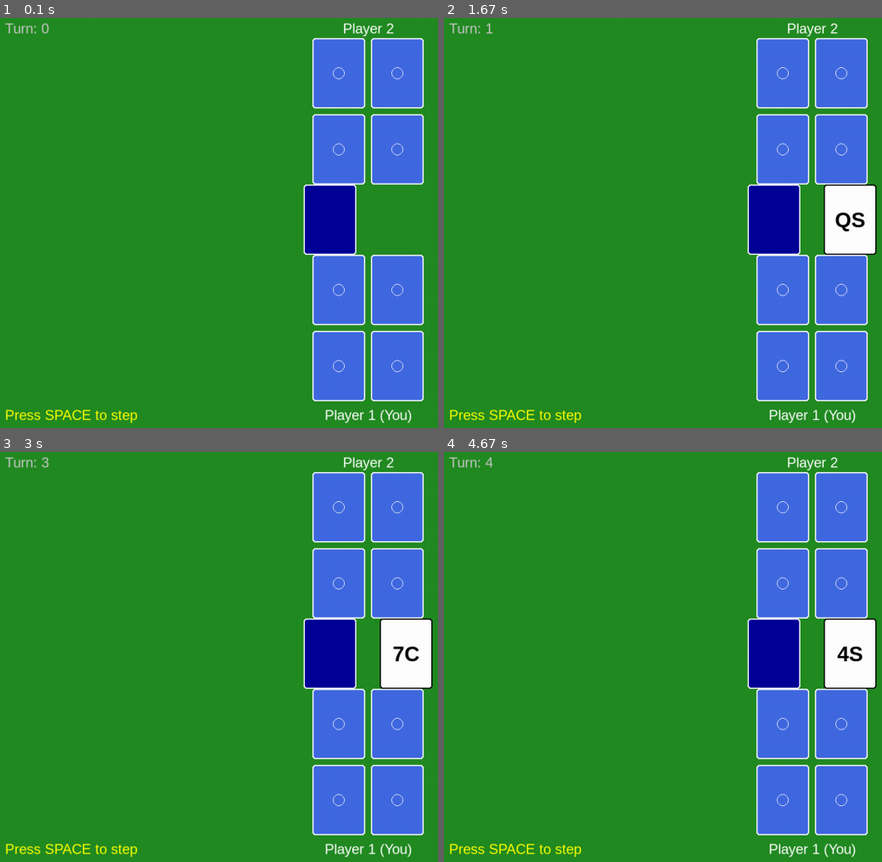
Above: before the commit, frames 1-4 (two rows, left to right).
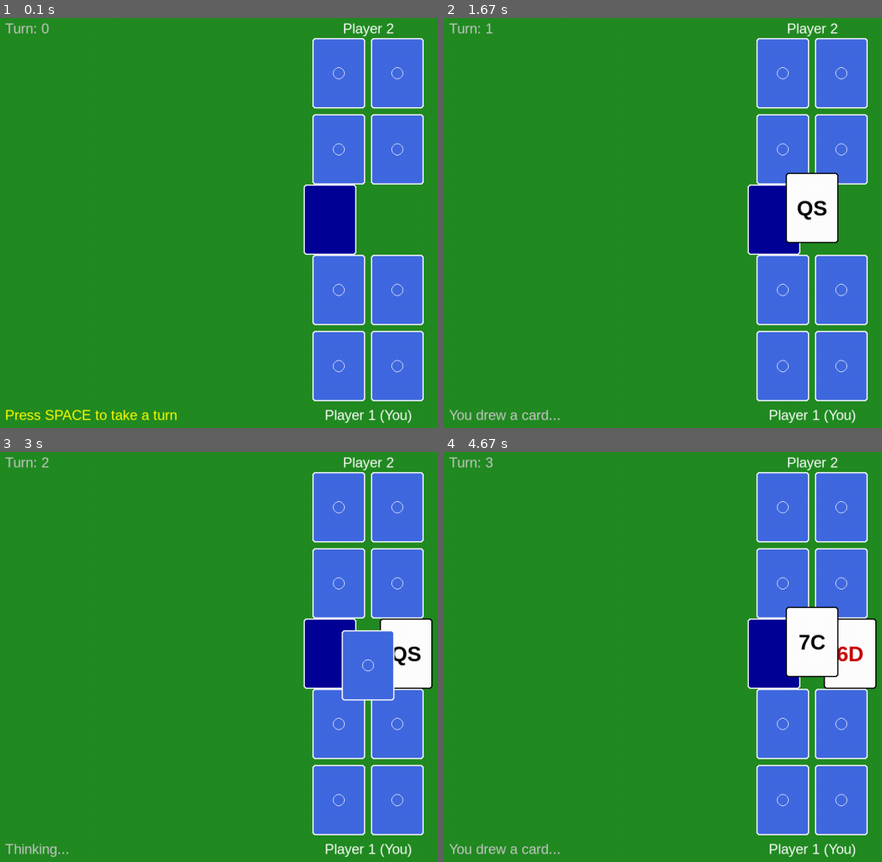
Above: after the commit, the same moments.

Repository: SamanAshoori/cambio
Game: pygame game, started from cambio_pygame.py
Same seed, same stepped clock (60 frames per second), same inputs: the game is played once before the commit and once after it.
Inputs:
- Up to frame 1 (0.1 s): no input
- Up to frame 2 (1.67 s): tap Space at 0.33 s
- Up to frame 3 (3 s): tap Space at 1.73, 2.03 s
- Up to frame 4 (4.67 s): tap Space at 4.63 s

The runs differ from the first frame. In frame 1, 0.2% of the frame differs, in the area x 25-41%, y 95-99%; in frame 2, 3.8%, in the area x 1-99%, y 37-99%; in frame 3, 2.5%; in frame 4, 2.4%.

Commit message:
made the game look better

Diff:
--- a/cambio_pygame.py
+++ b/cambio_pygame.py
@@ -2,39 +2,42 @@
 import sys
 from cambio import Cambio
 
-# setup screen dims
+# Constants
 WIDTH, HEIGHT = 1280, 720
 CARD_WIDTH, CARD_HEIGHT = 90, 120
 SPACE = 10
 
-# colors
-BACKGROUND_COLOUR = (34, 139, 34) # classic felt green
+# Colors
+BACKGROUND_COLOUR = (34, 139, 34)
 CARD_COLOUR = (255, 255, 255)
-CARD_BACK_COLOUR = (65, 105, 225) # Royal Blue for back of cards
+CARD_BACK_COLOUR = (65, 105, 225) # Royal Blue
 BORDER_COLOUR = (0, 0, 0)
 TEXT_BLACK = (0, 0, 0)
 TEXT_RED = (200, 0, 0)
 EMPTY_SLOT_COLOUR = (30, 100, 30)
-WINNER_COLOUR = (255, 215, 0) # gold
+WINNER_COLOUR = (255, 215, 0)
+
+# Animation Settings
+ANIMATION_DELAY = 40 # Frames to wait (approx 1.5 seconds) to see the card
 
 def draw_card(screen, font, card_val, x, y, game_instance, hidden=False):
     rect = pygame.Rect(x, y, CARD_WIDTH, CARD_HEIGHT)
 
-    # if it's -2, it's an empty slot (no card)
+    # Empty Slot
     if card_val == -2:
         pygame.draw.rect(screen, EMPTY_SLOT_COLOUR, rect, border_radius=5)
         pygame.draw.rect(screen, (50, 120, 50), rect, 2, border_radius=5)
         return
 
-    # if hidden is True, draw the back of the card
+    # Hidden Card (Back)
     if hidden:
         pygame.draw.rect(screen, CARD_BACK_COLOUR, rect, border_radius=5)
-        pygame.draw.rect(screen, (255, 255, 255), rect, 2, border_radius=5) # white border for contrast
-        # maybe add a little pattern or circle in the middle so it looks like a card back
+        pygame.draw.rect(screen, (255, 255, 255), rect, 2, border_radius=5)
+        # Decorative circle
         pygame.draw.circle(screen, (255,255,255), (x + CARD_WIDTH//2, y + CARD_HEIGHT//2), 10, 1)
         return
 
-    # OTHERWISE: Draw the face of the card
+    # Visible Card (Face)
     pygame.draw.rect(screen, CARD_COLOUR, rect, border_radius=5)
     pygame.draw.rect(screen, BORDER_COLOUR, rect, 2, border_radius=5)
 
@@ -60,20 +63,12 @@
         y = start_Y + row * (CARD_HEIGHT + SPACE)
 
         if i < len(inventory):
-            # LOGIC FOR HIDING CARDS
             should_hide = False
-
             if not game_over:
-                if is_opponent:
-                    # Always hide opponent cards during game
+                # Hide if it's opponent OR if it's Player 1 and they don't know the card
+                if is_opponent or (not is_opponent and not player.player_knowledge[i]):
                     should_hide = True
-                else:
-                    # For Player 1, check if they "know" the card
-                    # access the knowledge list directly from the player object
-                    if not player.player_knowledge[i]:
-                        should_hide = True
-
-            # if game_over is True, should_hide stays False (reveal all)
+
             draw_card(screen, font, inventory[i], x, y, game_instance, hidden=should_hide)
 
 def main():
@@ -91,6 +86,10 @@
     game_over = False
     winner_message = ""
 
+    # Animation State Variables
+    turn_phase = "IDLE" # IDLE, DRAW, THINK, ACTION
+    anim_timer = 0
+
     while running:
         for event in pygame.event.get():
             if event.type == pygame.QUIT:
@@ -98,87 +97,131 @@
 
             if event.type == pygame.KEYDOWN:
                 if event.key == pygame.K_SPACE and not game_over:
-                    result = cambio.step()
-                    if result:
-                        game_over = True
-                        winner_message = result
+                    if turn_phase == "IDLE":
+                        turn_phase = "DRAW"
+
+        # --- LOGIC UPDATE (The "Step" broken down) ---
+
+        # 1. DRAW PHASE: Card moves from Deck to Hand
+        if turn_phase == "DRAW":
+            if len(cambio.deck) == 0:
+                game_over = True
+                winner_message = cambio.get_winner()
+            else:
+                cambio.turn_count += 1
+                # Manually call draw
+                cambio.player_get_card_from_pile(cambio.current_player_turn)
+                # Start timer for visual pause
+                anim_timer = ANIMATION_DELAY
+                turn_phase = "THINK"
+
+        # 2. THINK PHASE: Pause so we can see the card (or see P2 thinking)
+        elif turn_phase == "THINK":
+            if anim_timer > 0:
+                anim_timer -= 1
+            else:
+                turn_phase = "ACTION"
+
+        # 3. ACTION PHASE: Swap or Discard
+        elif turn_phase == "ACTION":
+            current_p_obj = cambio.player_one if cambio.current_player_turn == 1 else cambio.player_two
+
+            # AI/Logic decides what to do
+            swap_index = current_p_obj.decide_swap_index()
+
+            if swap_index != -1:
+                cambio.player_put_card_in_hand_into_deck(swap_index, cambio.current_player_turn)
+            else:
+                if current_p_obj.get_in_hand() != -2:
+                    cambio.discard(cambio.current_player_turn)
+
+            # Switch Turn
+            cambio.current_player_turn = 2 if cambio.current_player_turn == 1 else 1
+            turn_phase = "IDLE"
+
 
         # --- DRAWING ---
         screen.fill(BACKGROUND_COLOUR)
-
         grid_pixel_width = (CARD_WIDTH * 2) + SPACE
 
-        # 1. Player 2 (Top)
+        # Draw Player 2
         p2_x = (WIDTH - grid_pixel_width) // 2
         p2_y = 50
-        # Pass the whole player object, tell function it is_opponent=True
         draw_grid(screen, font, cambio.player_two, p2_x, p2_y, cambio, is_opponent=True, game_over=game_over)
 
-        # P2 Label
+        # Draw Player 1
+        p1_x = (WIDTH - grid_pixel_width) // 2
+        p1_y = HEIGHT - (CARD_HEIGHT * 2) - SPACE - 50
+        draw_grid(screen, font, cambio.player_one, p1_x, p1_y, cambio, is_opponent=False, game_over=game_over)
+
+        # Labels
         lbl_p2 = ui_font.render(f"Player 2", True, (255, 255, 255))
         screen.blit(lbl_p2, (WIDTH//2 - lbl_p2.get_width()//2, 20))
-
-
-        # 2. Player 1 (Bottom)
-        p1_x = (WIDTH - grid_pixel_width) // 2
-        p1_y = HEIGHT - (CARD_HEIGHT * 2) - SPACE - 50
-        # is_opponent=False
-        draw_grid(screen, font, cambio.player_one, p1_x, p1_y, cambio, is_opponent=False, game_over=game_over)
-
-        # P1 Label
         lbl_p1 = ui_font.render("Player 1 (You)", True, (255, 255, 255))
         screen.blit(lbl_p1, (WIDTH//2 - lbl_p1.get_width()//2, HEIGHT - 40))
 
 
-        # 3. Deck and Discard
+        # Deck and Discard
         center_y = HEIGHT // 2 - CARD_HEIGHT // 2
-
-        # Deck
         deck_x = WIDTH // 2 - CARD_WIDTH - 20
+
+        # Draw Deck
         deck_rect = pygame.Rect(deck_x, center_y, CARD_WIDTH, CARD_HEIGHT)
         pygame.draw.rect(screen, (0, 0, 150), deck_rect, border_radius=5)
         pygame.draw.rect(screen, (255, 255, 255), deck_rect, 2, border_radius=5)
 
-        # Discard
+        # Draw Discard Pile
         if cambio.discard_pile:
             top_discard = cambio.discard_pile[-1]
             discard_x = WIDTH // 2 + 20
-            # discard is never hidden
             draw_card(screen, font, top_discard, discard_x, center_y, cambio, hidden=False)
 
-        # 4. GAME OVER STATE
+        # --- ANIMATION: DRAW THE CARD IN HAND ---
+        # If we are in the "THINK" phase, a player is holding a card. Let's show it!
+        if turn_phase == "THINK":
+            active_player = cambio.current_player_turn
+            current_p_obj = cambio.player_one if active_player == 1 else cambio.player_two
+            held_card = current_p_obj.get_in_hand()
+
+            # Position for the "Hand" card
+            # If P1: Draw it floating above their inventory
+            # If P2: Draw it floating below their inventory
+            if active_player == 1:
+                hand_x = WIDTH // 2 - CARD_WIDTH // 2
+                hand_y = p1_y - CARD_HEIGHT - 20
+                draw_card(screen, font, held_card, hand_x, hand_y, cambio, hidden=False)
+            else:
+                hand_x = WIDTH // 2 - CARD_WIDTH // 2
+                hand_y = p2_y + (CARD_HEIGHT*2) + SPACE + 20
+                # CRITICAL CHANGE: Hide P2's card!
+                draw_card(screen, font, held_card, hand_x, hand_y, cambio, hidden=True)
+
+        # Game Over / Instructions
         if game_over:
-            # calculate final scores using your class methods
             p1_score = cambio.turn_deck_to_score(1)
             p2_score = cambio.turn_deck_to_score(2)
 
-            # dim the screen slightly
-            overlay = pygame.Surface((WIDTH, HEIGHT))
-            overlay.set_alpha(180) # higher alpha = darker
-            overlay.fill((0,0,0))
-            screen.blit(overlay, (0,0))
-
-            # Draw everything again on top? No, just draw text over the dimmed cards
-            # Actually, we want to see the cards.
-            # So I won't use the full screen overlay, just a box for the text.
-
-            # Winner Text
             win_text = winner_font.render(winner_message, True, WINNER_COLOUR)
             win_rect = win_text.get_rect(center=(WIDTH//2, HEIGHT//2 - 50))
+            # Text Outline for readability
+            pygame.draw.rect(screen, BACKGROUND_COLOUR, win_rect)
             screen.blit(win_text, win_rect)
 
-            # Score Text
-            score_str = f"P1 Score: {p1_score}  |  P2 Score: {p2_score}"
+            score_str = f"P1: {p1_score}  |  P2: {p2_score}"
             score_text = font.render(score_str, True, (255, 255, 255))
             score_rect = score_text.get_rect(center=(WIDTH//2, HEIGHT//2 + 20))
+            pygame.draw.rect(screen, BACKGROUND_COLOUR, score_rect)
             screen.blit(score_text, score_rect)
 
         else:
-            # Game running instructions
-            inst_text = ui_font.render("Press SPACE to step", True, (255, 255, 0))
-            screen.blit(inst_text, (20, HEIGHT - 40))
-
-            # turn counter
+            if turn_phase == "IDLE":
+                inst_text = ui_font.render("Press SPACE to take a turn", True, (255, 255, 0))
+                screen.blit(inst_text, (20, HEIGHT - 40))
+            elif turn_phase == "THINK":
+                txt = "Thinking..." if cambio.current_player_turn == 2 else "You drew a card..."
+                status_text = ui_font.render(txt, True, (200, 200, 200))
+                screen.blit(status_text, (20, HEIGHT - 40))
+
             turn_text = ui_font.render(f"Turn: {cambio.turn_count}", True, (200, 200, 200))
             screen.blit(turn_text, (20, 20))
 
